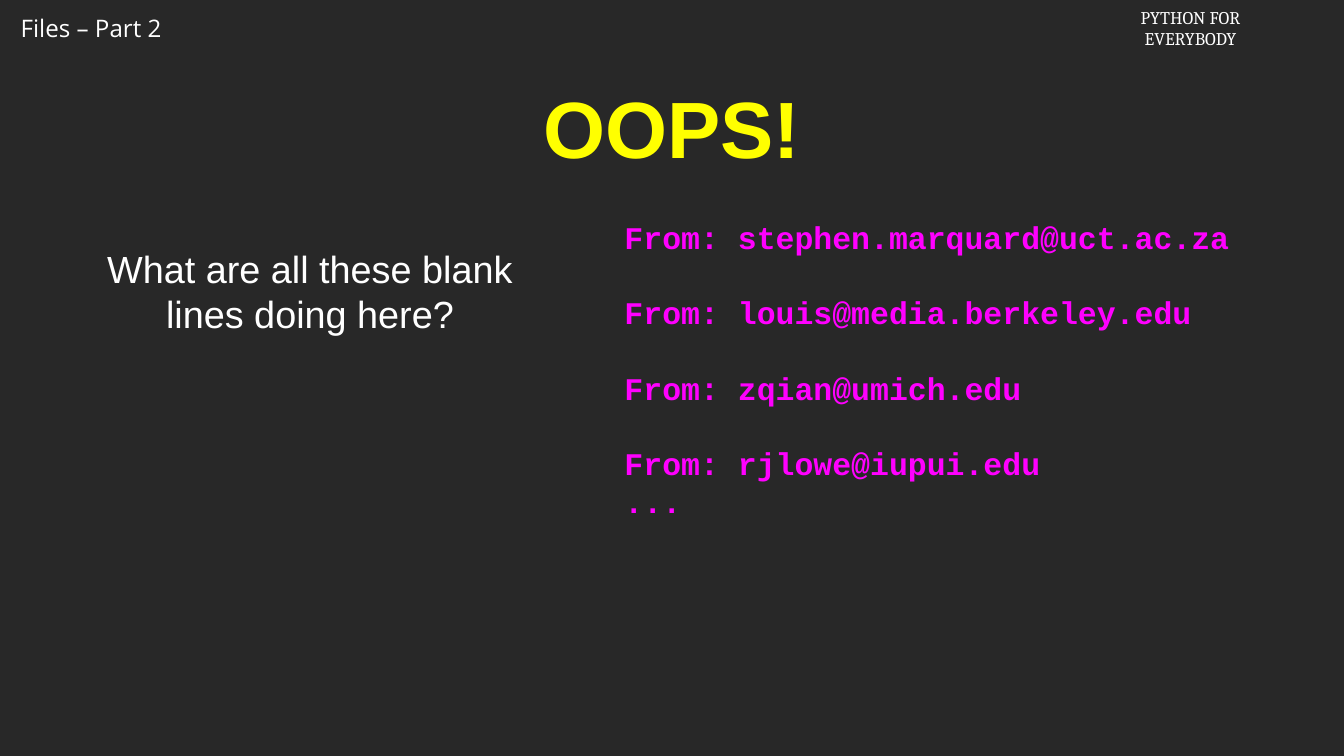
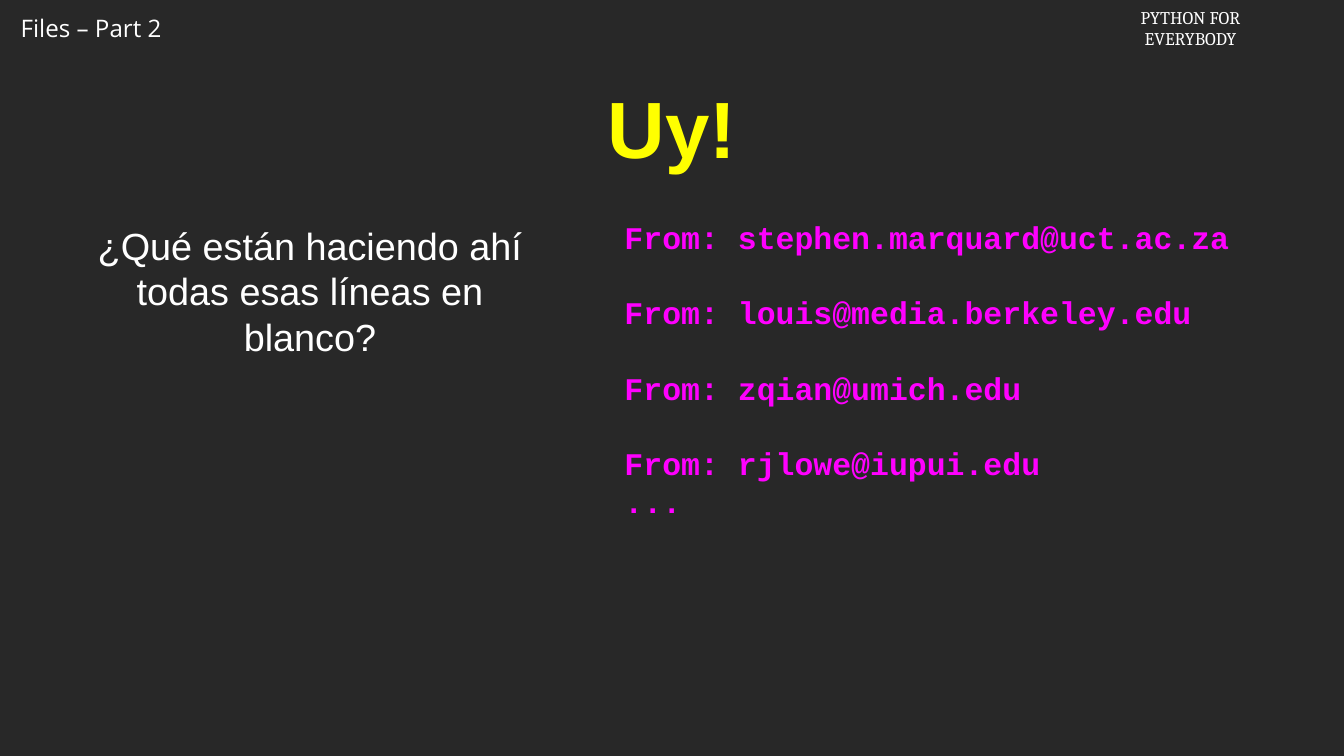
Before and after one commit to csev/py4e, a slide deck: slide 5 of ai/7.2.pptx. Drawn at 1344x756 pixels with LibreOffice and Linux fonts; fonts in the diff are those of the drawing; background and template pictures are left out. Boxes give left, top, right and bottom in pixels: in the first picture for what was removed or moved away, otherwise in the second. Text is boxed around its words. In the diff, an @@ line names an element or a change of style, - is before the commit and + after.

```diff
--- a/ai/7.2.pptx
+++ b/ai/7.2.pptx
@@ title at (608,103,737,173): text changed @@
-OOPS!
+Uy!
@@ text at (98,232,522,352): text changed @@
-What are all these blank lines doing here?
+¿Qué están haciendo ahí todas esas líneas en blanco?
```
Also in this commit, not shown: 8 other slides changed, 4 slides added, 4 slides removed, 1 other file.
